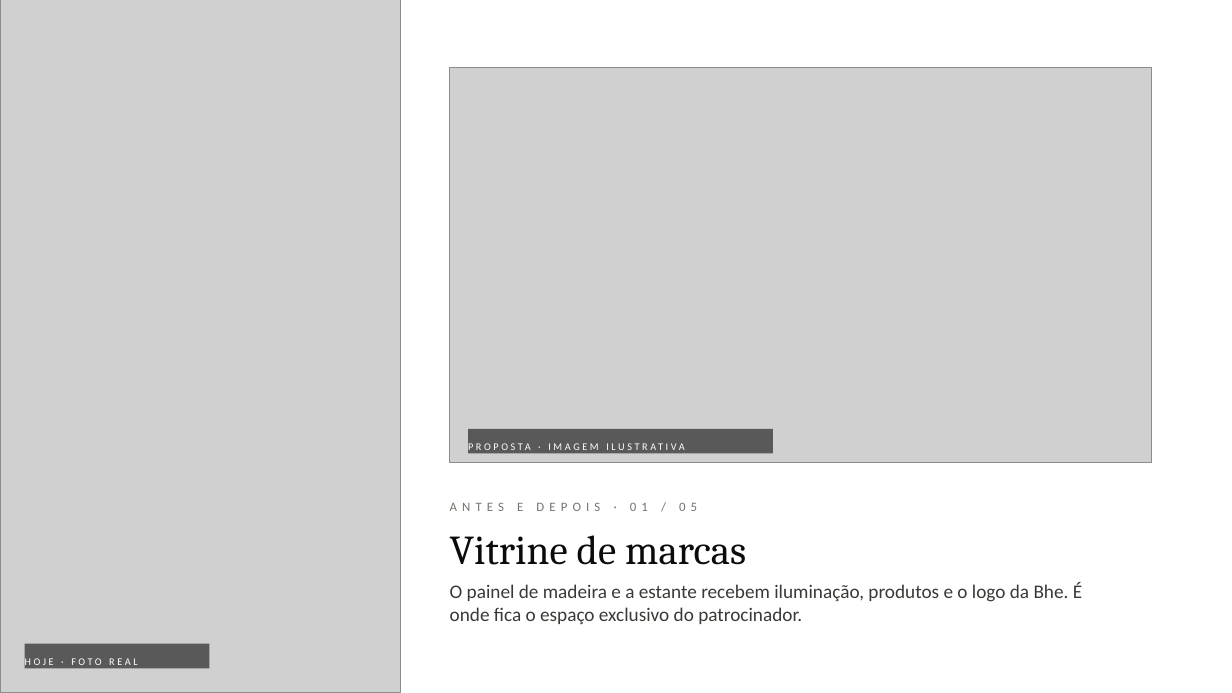
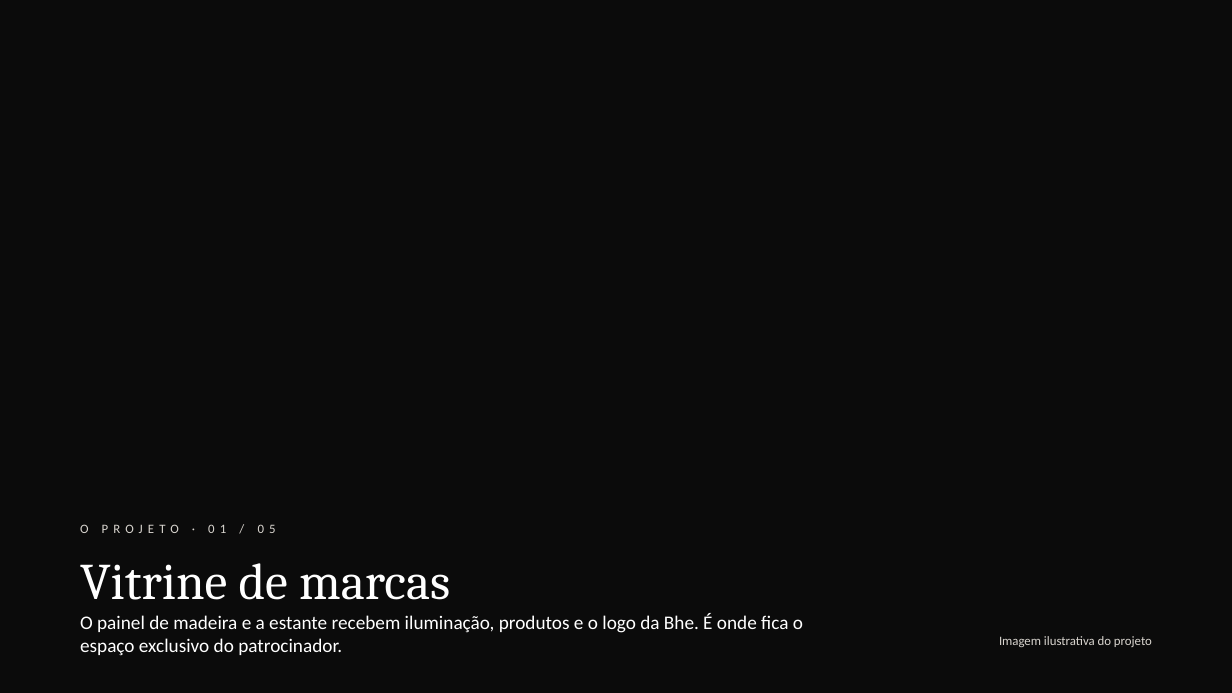
Before and after one commit to wcjesuino/casa-bhe, a slide deck: slide 4 of Bhe-Cota-de-Patrocinio.pptx. Drawn at 1232x693 pixels with LibreOffice and Linux fonts; fonts in the diff are those of the drawing; grey boxes stand for pictures; background and template pictures are left out. Boxes give left, top, right and bottom in pixels: in the first picture for what was removed or moved away, otherwise in the second. Text is boxed around its words. In the diff, an @@ line names an element or a change of style, - is before the commit and + after.

```diff
--- a/Bhe-Cota-de-Patrocinio.pptx
+++ b/Bhe-Cota-de-Patrocinio.pptx
@@ background #FFFFFF to picture (left out) @@
@@ picture removed at <box>0,0,400,693</box> @@
@@ picture removed at <box>450,67,1153,463</box> @@
@@ rectangle removed at <box>469,429,774,454</box> @@
-PROPOSTA · IMAGEM ILUSTRATIVA
@@ rectangle added at <box>0,493,1232,693</box>, fill #0B0B0B at 70% opacity @@
@@ text removed at <box>450,502,697,511</box> @@
-ANTES E DEPOIS · 01 / 05
@@ text added at <box>80,524,276,533</box>, 10 pt, text #D9D5CF @@
+O PROJETO · 01 / 05
@@ title "Vitrine de marcas": place and size @@
-title "Vitrine de marcas" at <box>450,535,746,565</box>
+title "Vitrine de marcas" at <box>80,563,450,600</box>
@@ title "Vitrine de marcas" at <box>80,563,450,600</box>: size 32 to 40 pt, text colour #0B0B0B to #FFFFFF @@
@@ text "O painel de madeira e ...": place and size @@
-text "O painel de madeira e ..." at <box>450,582,1082,624</box>
+text "O painel de madeira e ..." at <box>80,613,803,656</box>
@@ text "O painel de madeira e ..." at <box>80,613,803,656</box>: text colour #3B3935 to #FFFFFF @@
@@ rectangle removed at <box>25,644,210,669</box> @@
-HOJE · FOTO REAL
@@ text added at <box>999,636,1152,647</box>, 10 pt, text #D9D5CF @@
+Imagem ilustrativa do projeto
```
Also in this commit, not shown: 4 other slides changed, 2 other files.
